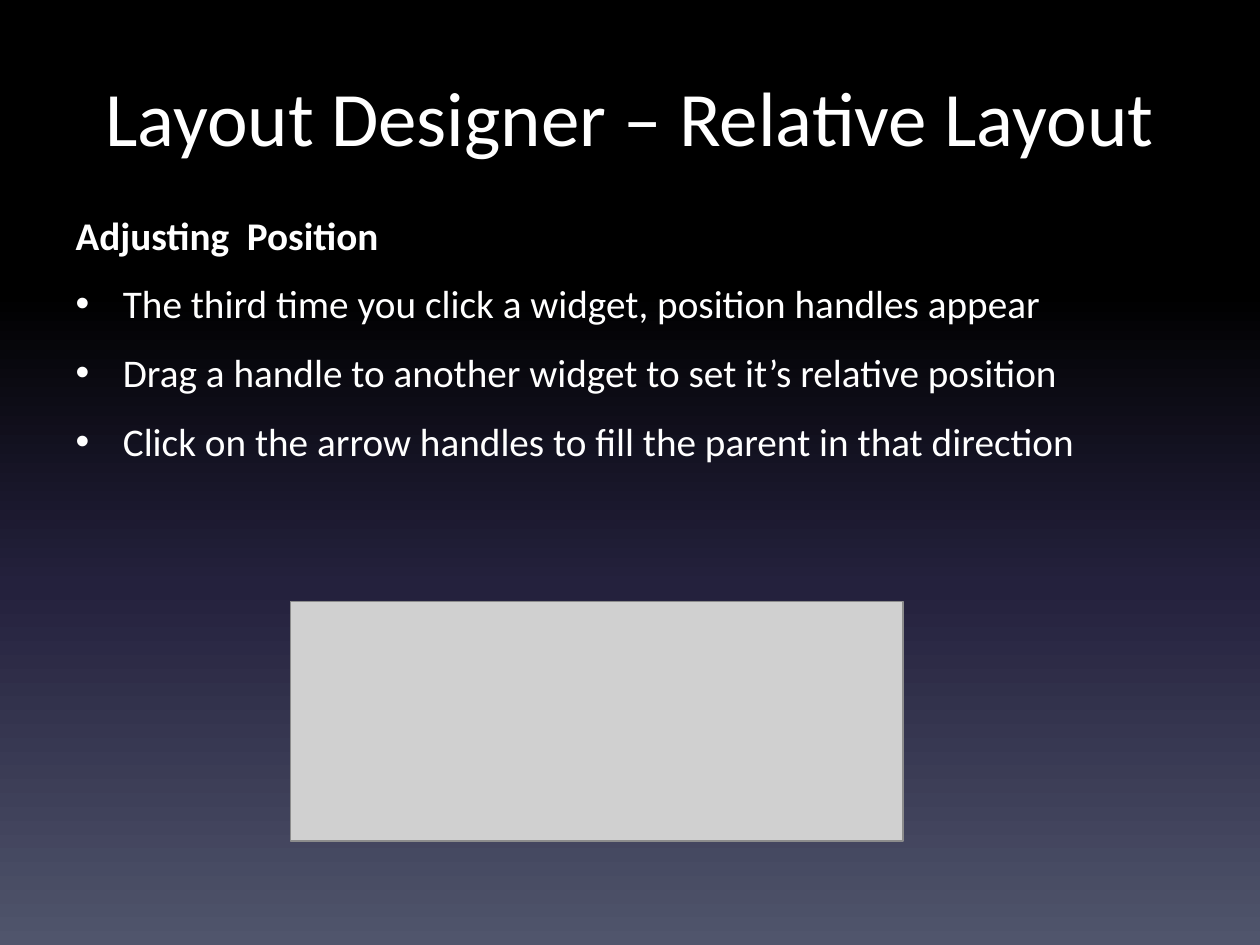
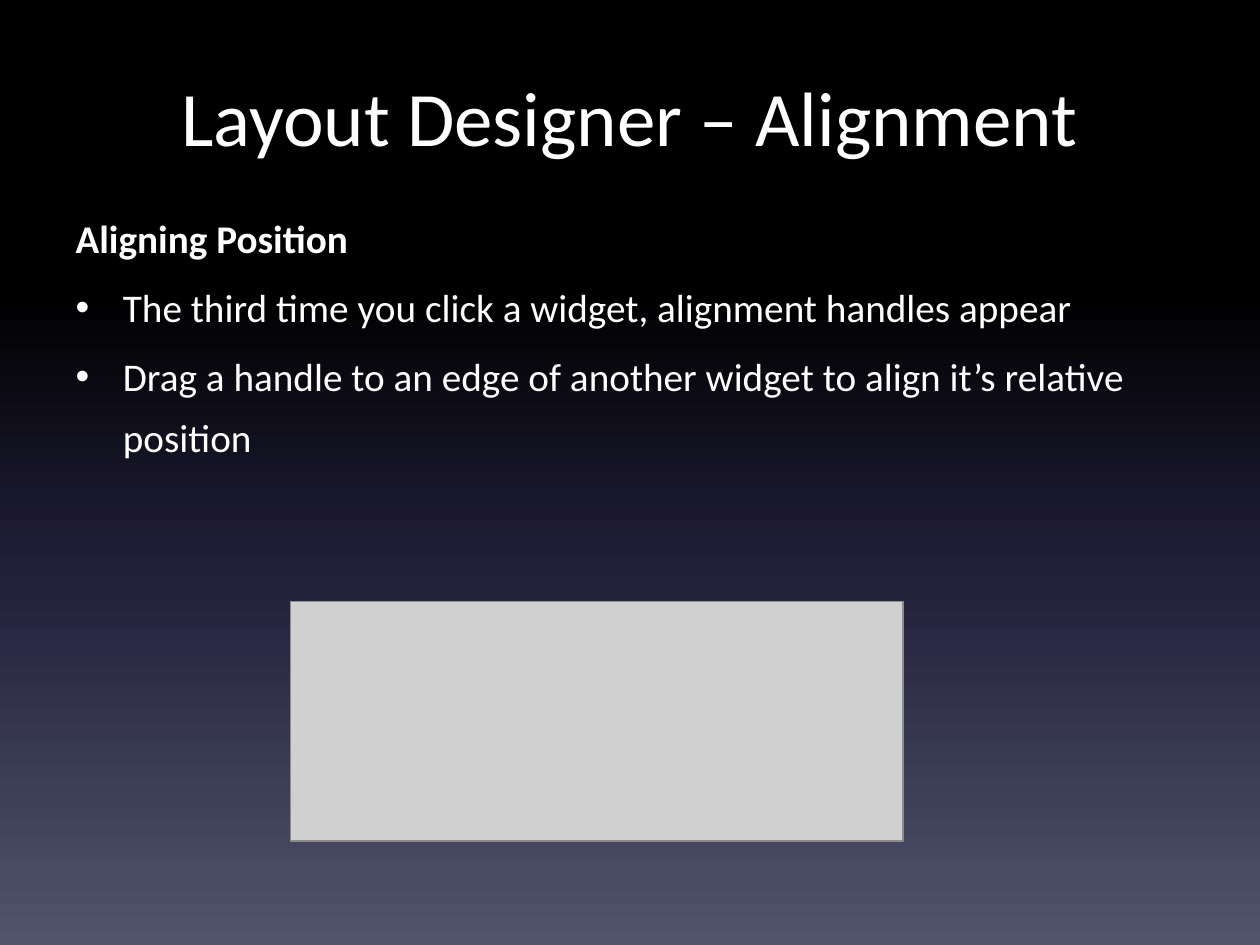
Before and after one commit to LCC-CIT/CS235AM-CourseMaterials, a slide deck: slide 17 of Slides/Wk4Day1-UI Layouts and Orientation.pptx (slide 16 before the commit). Drawn at 1260x945 pixels with LibreOffice and Linux fonts; fonts in the diff are those of the drawing; grey boxes stand for pictures. Boxes give left, top, right and bottom in pixels: in the first picture for what was removed or moved away, otherwise in the second. Text is boxed around its words. In the diff, an @@ line names an element or a change of style, - is before the commit and + after.

Commit message:
Finished section on the relative layout designer

```diff
--- a/Slides/Wk4Day1-UI Layouts and Orientation.pptx
+++ b/Slides/Wk4Day1-UI Layouts and Orientation.pptx
@@ title at [181, 92, 1077, 160]: text changed @@
-Layout Designer – Relative Layout
+Layout Designer – Alignment
@@ text at [76, 225, 1124, 459]: text changed @@
-Adjusting Position
-• The third time you click a widget, position handles appear
-• Drag a handle to another widget to set it’s relative position
-• Click on the arrow handles to fill the parent in that direction
+Aligning Position
+• The third time you click a widget, alignment handles appear
+• Drag a handle to an edge of another widget to align it’s relative position
```
Also in this commit, not shown: 2 other slides changed, 1 slide added, 1 other file.
